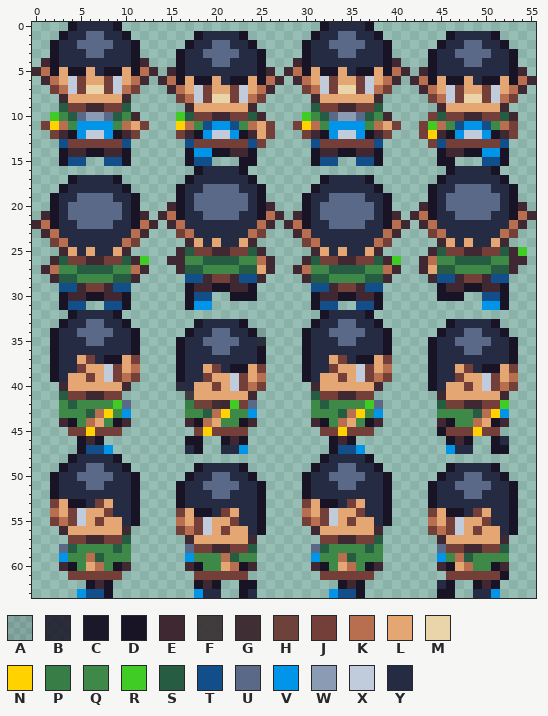
Pixel-art sprite -- assets/player_sprite_sheet.png. The picture above is the old version.
The file is 56x64 pixels. Pixels under 10% opacity are left out. Colours within 5 levels of each other are drawn and written as one.
Palette (. is transparent): A #18142523  B #181425da  C #181425f8  D #181425  E #3f2832  F #3a3235ee  G #3f2e33  H #6d423a  J #743f39  K #b86f50  L #e4a672  M #ead4aa  N #ffd200  P #387d46  Q #3e8948  R #40cc25  S #265c42  T #124e89  U #5a6988  V #0095e9  W #8b9bb4  X #c0cbdc  Y #262b44
And afterwards:
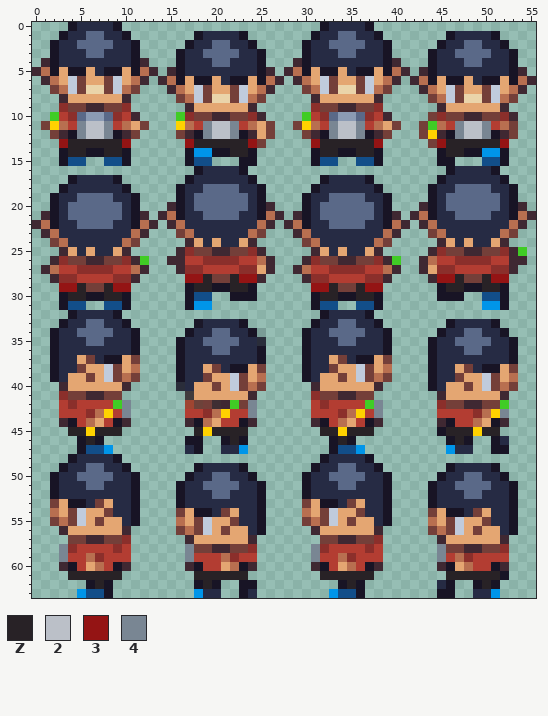
Colours new in this view: Z #282226  2 #bbc0c8  3 #941414  4 #798693
The edit:
colour P: #387d46 -> #9f4531
colour Q: #3e8948 -> #b33d32
colour S: #265c42 -> #8b2f2b
y 11: x 5..8 VVVV -> 4224; x 19..22 TVVT -> 4224; x 33..36 VVVV -> 4224; x 47..50 TVVT -> 4224
y 12: x 5..8 VXXV -> 4224; x 19..22 VXXV -> 4224; x 33..36 VXXV -> 4224; x 47..50 VXXV -> 4224
y 13: x 3..10 TJJJJJJT -> 3ZZZZZZ3; x 17..24 TJJJJJJT -> 3ZZZZZZ3; x 31..38 TJJJJJJT -> 3ZZZZZZ3; x 45..52 TJJJJJJT -> 3ZZZZZZ3
y 14: x 4..5 EE -> ZZ; x 8..9 EE -> ZZ; x 22..23 EE -> ZZ; x 32..33 EE -> ZZ; x 36..37 EE -> ZZ; x 46..47 EE -> ZZ
y 28: x 17..19 TTE -> 33Z; x 22..24 ETT -> Z33; x 45..47 TTE -> 33Z; x 50..52 ETT -> Z33
y 29: x 3..5 TTE -> 33Z; x 8..10 ETT -> Z33; x 18..19 EE -> ZZ; x 22..23 EE -> ZZ; x 31..33 TTE -> 33Z; x 36..38 ETT -> Z33; x 46..47 EE -> ZZ; x 50..51 EE -> ZZ
y 30: x 4..5 EE -> ZZ; x 8..9 EE -> ZZ; x 32..33 EE -> ZZ; x 36..37 EE -> ZZ
y 42: x 10 U -> 4; x 24 U -> 4; x 38 U -> 4
y 43: x 10 V -> 4; x 24 V -> 4; x 38 V -> 4; x 52 V -> 4
y 45: x 4..5 JJ -> ZZ; x 7..9 JJJ -> ZZZ; x 18 J -> Z; x 20..23 JJJJ -> ZZZZ; x 32..33 JJ -> ZZ; x 35..37 JJJ -> ZZZ; x 46..48 JJJ -> ZZZ; x 50..51 JJ -> ZZ
y 46: x 6 E -> Z; x 22 E -> Z; x 34 E -> Z; x 47 E -> Z
y 58: x 3 U -> 4; x 17 U -> 4; x 31 U -> 4; x 45 U -> 4
y 59: x 3 V -> 4; x 17 V -> 4; x 31 V -> 4; x 45 V -> 4
y 61: x 4..9 JJJJJJ -> ZZZZZZ; x 18..23 JJJJJJ -> ZZZZZZ; x 32..37 JJJJJJ -> ZZZZZZ; x 46..51 JJJJJJ -> ZZZZZZ
y 62: x 7 E -> Z; x 19 E -> Z; x 35 E -> Z; x 50 E -> Z
